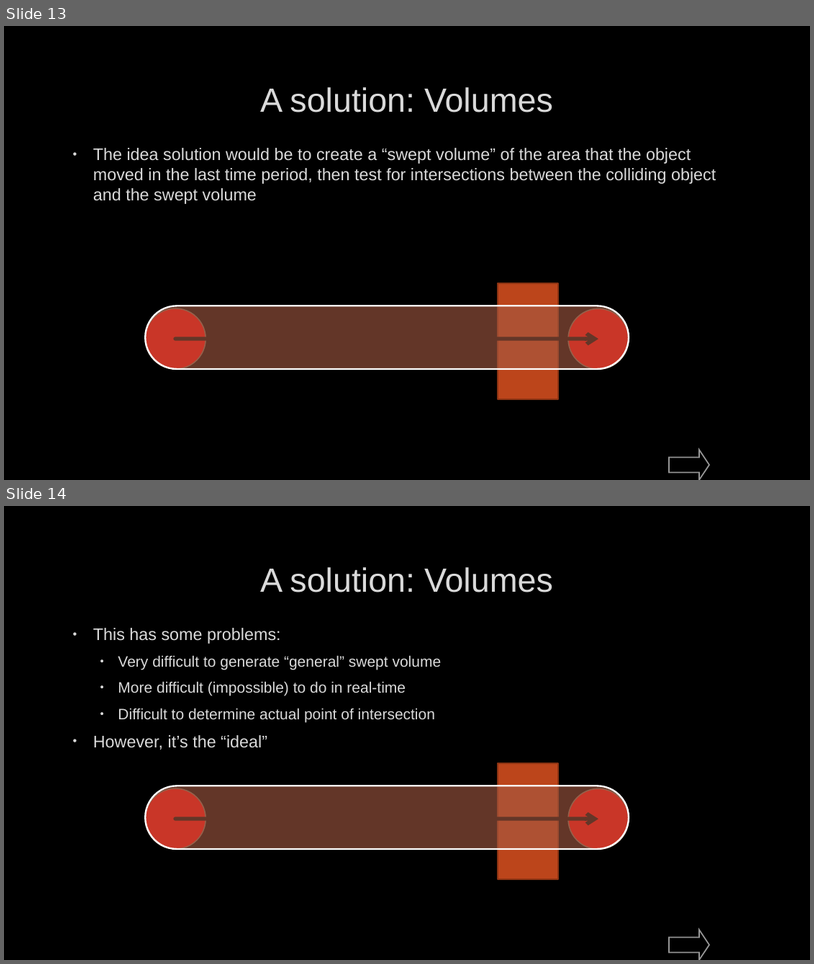
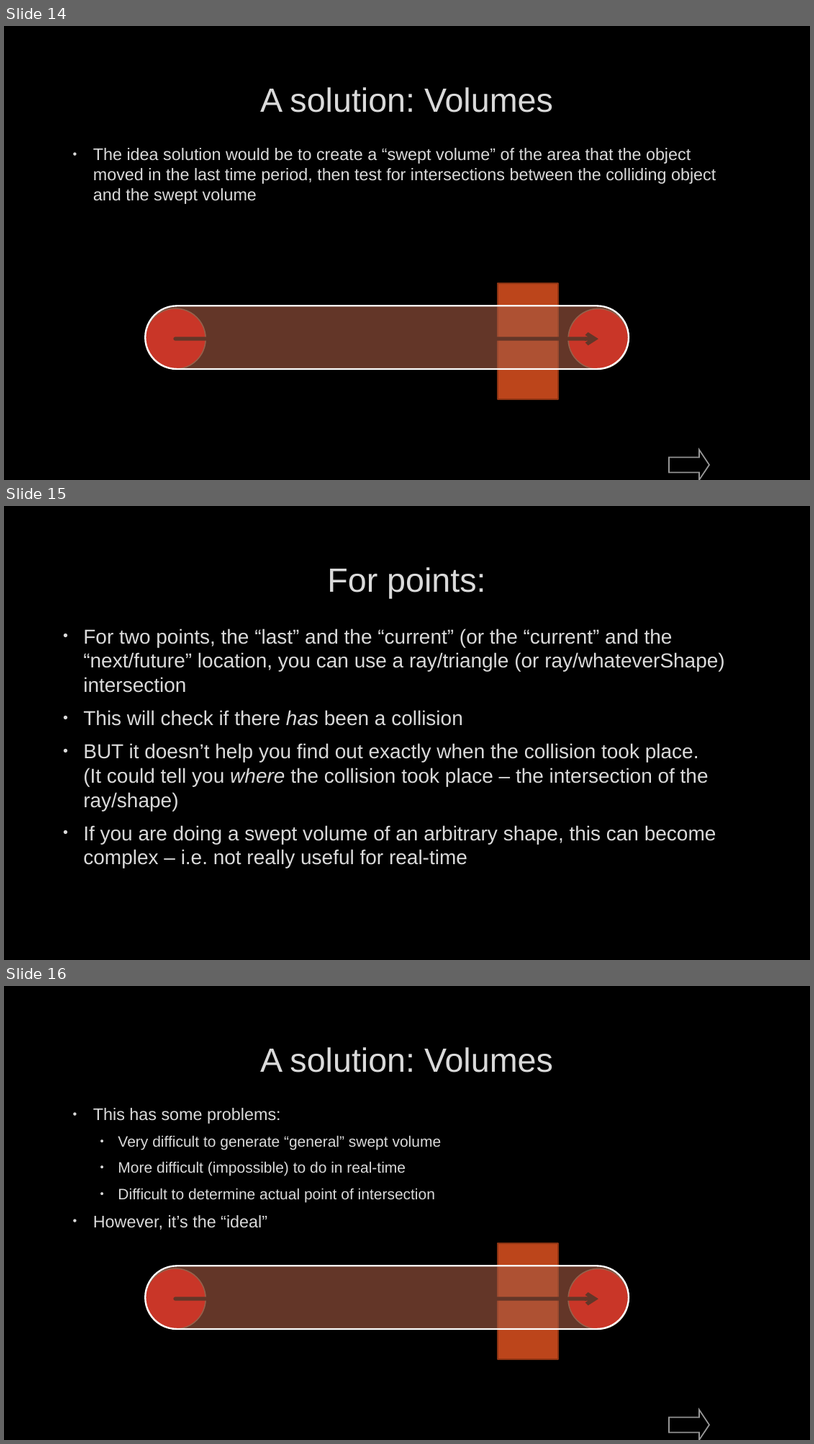
Before and after one commit to FeeneyCodes/GDP202425, a slide deck: 6022_Phys_2_(2025)/Day2Day/W01/6022_W25_W01D01_Course_Intro_Dynamic_Intersections.pptx.pptx. Shown one above the other, each under a label of ours: slides 13 and 14 before the commit, slides 14, 15 and 16 after it. The pictures are 814x964 and 814x1444 pixels, drawn with LibreOffice and Linux fonts; fonts in the diff are those of the drawing; background and template pictures are left out. Boxes give left, top, right and bottom in pixels: in the first picture for what was removed or moved away, otherwise in the second. Text is boxed around its words. In the diff, an @@ line names an element or a change of style, - is before the commit and + after.

```diff
--- a/6022_Phys_2_(2025)/Day2Day/W01/6022_W25_W01D01_Course_Intro_Dynamic_Intersections.pptx.pptx
+++ b/6022_Phys_2_(2025)/Day2Day/W01/6022_W25_W01D01_Course_Intro_Dynamic_Intersections.pptx.pptx
@@ slide 15 added at (4, 506, 810, 960), background picture (left out) @@
@@ title added at (327, 567, 486, 598), 40 pt, text #DADADA @@
+For points:
@@ text added at (83, 628, 725, 868), 24 pt, text #DADADA @@
+• For two points, the “last” and the “current” (or the “current” and the “next/future” location, you can use a ray/triangle (or ray/whateverShape) intersection
+• This will check if there has been a collision
+• BUT it doesn’t help you find out exactly when the collision took place.
+  (It could tell you where the collision took place – the intersection of the ray/shape)
+• If you are doing a swept volume of an arbitrary shape, this can become complex – i.e. not really useful for real-time
@@ what was slide 13 is now slide 14 @@
@@ what was slide 14 is now slide 16 @@
```
Also in this commit, not shown: 2 slides changed, 7 other slides added, 28 other files.
